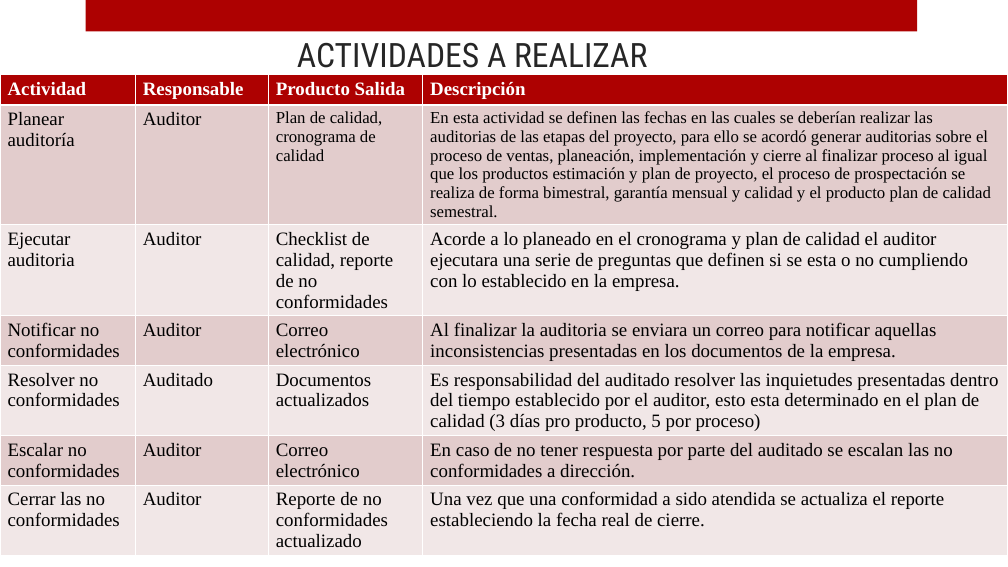
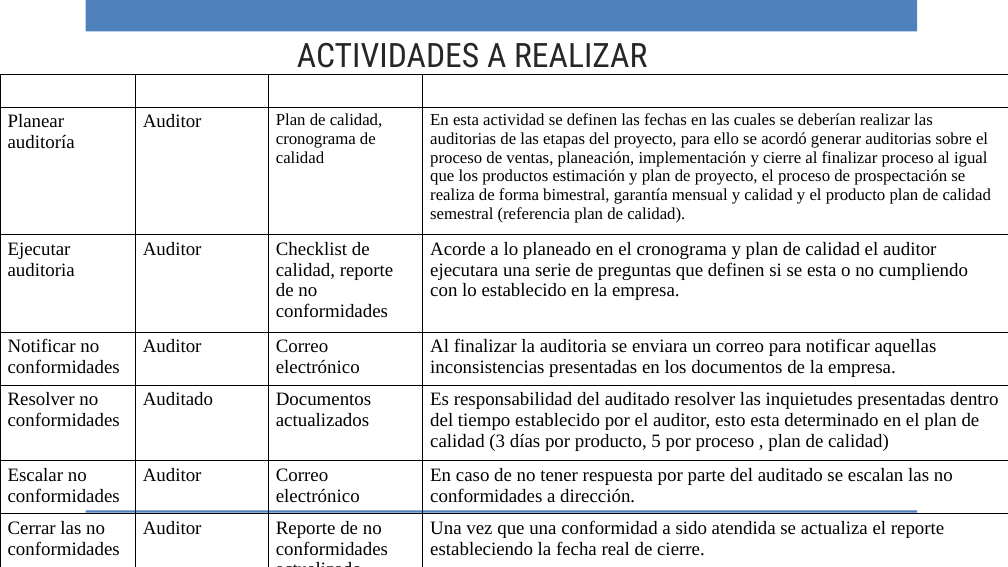
Before and after one commit to ricardo-novelasos/SOSQTP, a slide deck: slide 31 of capacitacion.pptx. Drawn at 1008x567 pixels with LibreOffice and Linux fonts; fonts in the diff are those of the drawing; background and template pictures are left out. Boxes give left, top, right and bottom in pixels: in the first picture for what was removed or moved away, otherwise in the second. Text is boxed around its words. In the diff, an @@ line names an element or a change of style, - is before the commit and + after.

```diff
--- a/capacitacion.pptx
+++ b/capacitacion.pptx
@@ rectangle at <box>85,0,917,32</box>: fill #AD0101 to #4F81BD @@
@@ table at <box>0,74,1008,567</box> @@
-row 2, column 4: En esta actividad se definen las fechas en las cuales se deberían realizar las auditorias de las etapas del proyecto, para ello se acordó generar auditorias sobre el proceso de ventas, planeación, implementación y cierre al finalizar proceso al igual que los productos estimación y plan de proyecto, el proceso de prospectación se realiza de forma bimestral, garantía mensual y calidad y el producto plan de calidad semestral.
+row 2, column 4: En esta actividad se definen las fechas en las cuales se deberían realizar las auditorias de las etapas del proyecto, para ello se acordó generar auditorias sobre el proceso de ventas, planeación, implementación y cierre al finalizar proceso al igual que los productos estimación y plan de proyecto, el proceso de prospectación se realiza de forma bimestral, garantía mensual y calidad y el producto plan de calidad semestral (referencia plan de calidad).
-row 5, column 4: Es responsabilidad del auditado resolver las inquietudes presentadas dentro del tiempo establecido por el auditor, esto esta determinado en el plan de calidad (3 días pro producto, 5 por proceso)
+row 5, column 4: Es responsabilidad del auditado resolver las inquietudes presentadas dentro del tiempo establecido por el auditor, esto esta determinado en el plan de calidad (3 días por producto, 5 por proceso , plan de calidad)
@@ fill #AD0101 to none in row 1 @@
@@ fill #E3CCCC to none in 12 cells @@
@@ fill #F1E7E7 to none in 12 cells @@
@@ borders changed @@
@@ rectangle at <box>85,510,917,513</box>: fill #AD0101 to #4F81BD @@
```
Also in this commit, not shown: 42 other slides changed, 4 slides added, 4 slides removed.
